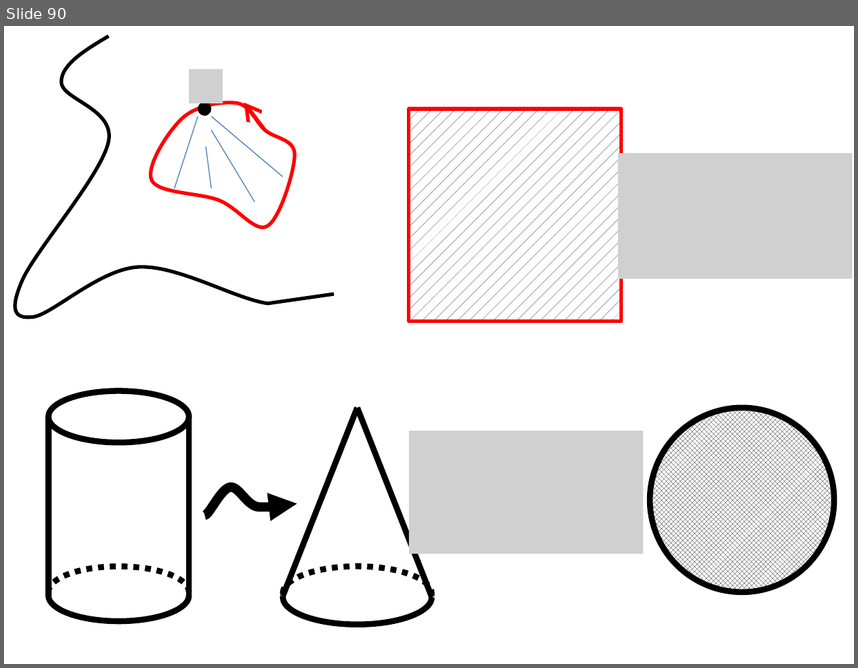
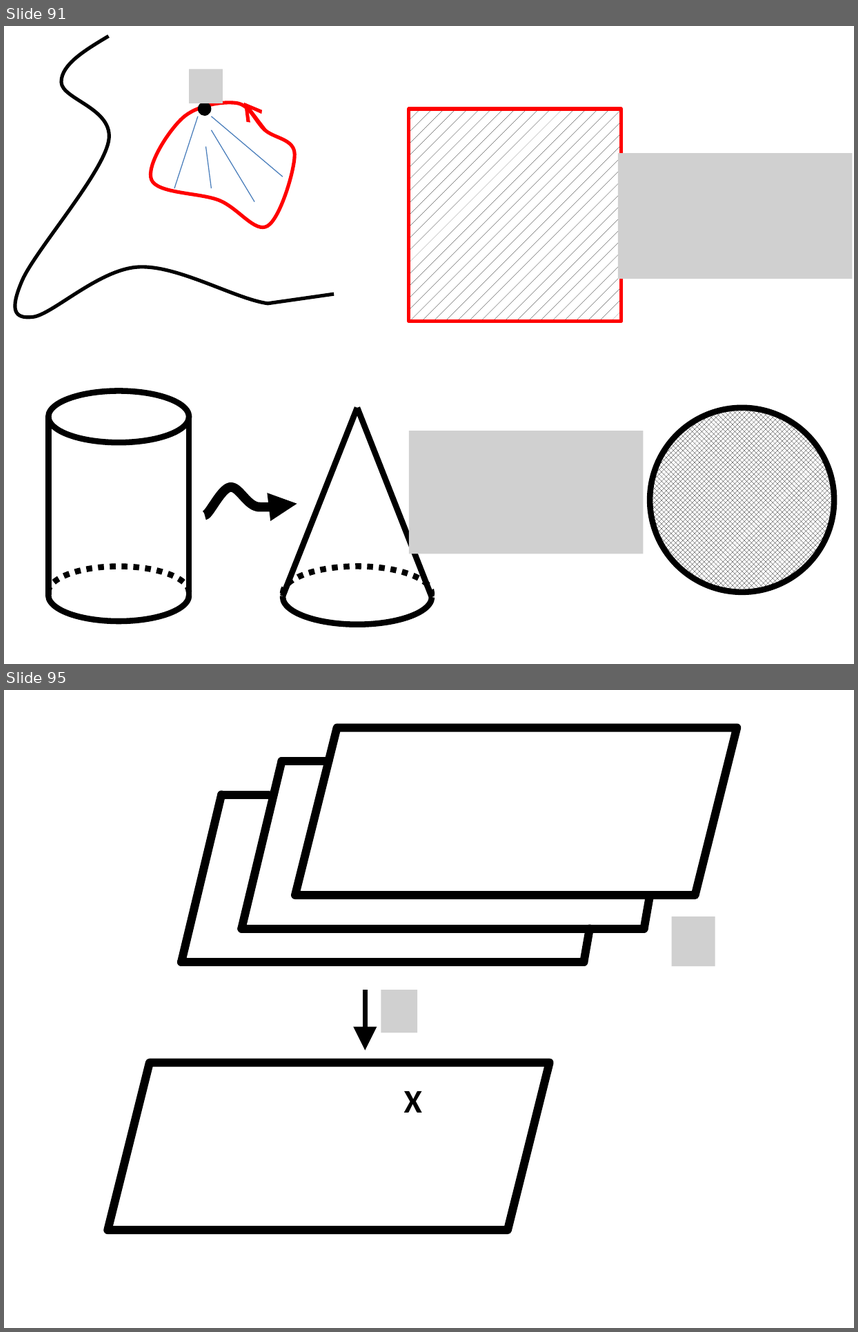
Before and after one commit to lutteropp/GeoTopo, a slide deck: images/Bilder.pptx. Shown one above the other, each under a label of ours: slide 90 before the commit, slides 91 and 95 after it; the slides between them are not shown. The pictures are 858x668 and 858x1332 pixels, drawn with LibreOffice and Linux fonts; fonts in the diff are those of the drawing; grey boxes stand for pictures. Boxes give left, top, right and bottom in pixels: in the first picture for what was removed or moved away, otherwise in the second. Text is boxed around its words. In the diff, an @@ line names an element or a change of style, - is before the commit and + after.

```diff
--- a/images/Bilder.pptx
+++ b/images/Bilder.pptx
@@ slide 95 added at [4,690,854,1328], background #FFFFFF @@
@@ parallelogram added at [296,727,737,895], outline #000000 7 pt @@
@@ line added from (282, 761) to (242, 929), #000000 7 pt @@
@@ line added from (282, 761) to (329, 761), #000000 7 pt @@
@@ line added from (221, 795) to (181, 962), #000000 7 pt @@
@@ line added from (221, 795) to (268, 795), #000000 7 pt @@
@@ line added from (650, 895) to (644, 929), #000000 7 pt @@
@@ picture added at [671,916,715,965] @@
@@ line added from (242, 929) to (644, 929), #000000 7 pt @@
@@ line added from (590, 929) to (584, 962), #000000 7 pt @@
@@ line added from (181, 962) to (584, 962), #000000 7 pt @@
@@ arrow added from (366, 989) to (366, 1050), #000000 4 pt @@
@@ picture added at [381,989,418,1032] @@
@@ parallelogram added at [107,1063,550,1230], outline #000000 7 pt @@
@@ text added at [404,1091,422,1112], 28 pt, text #000000, bold @@
+X
@@ what was slide 90 is now slide 91 @@
```
Also in this commit, not shown: 2 slides changed, 6 other slides added, 17 other files.
